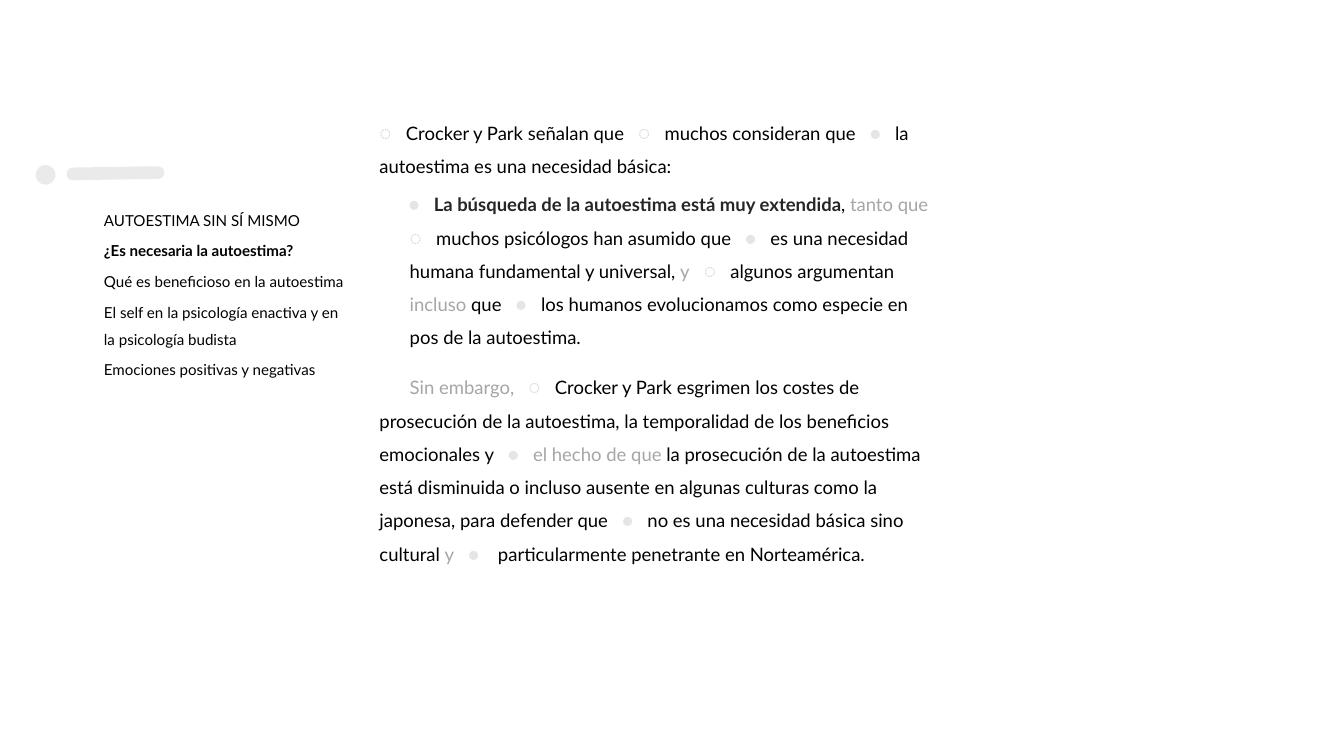
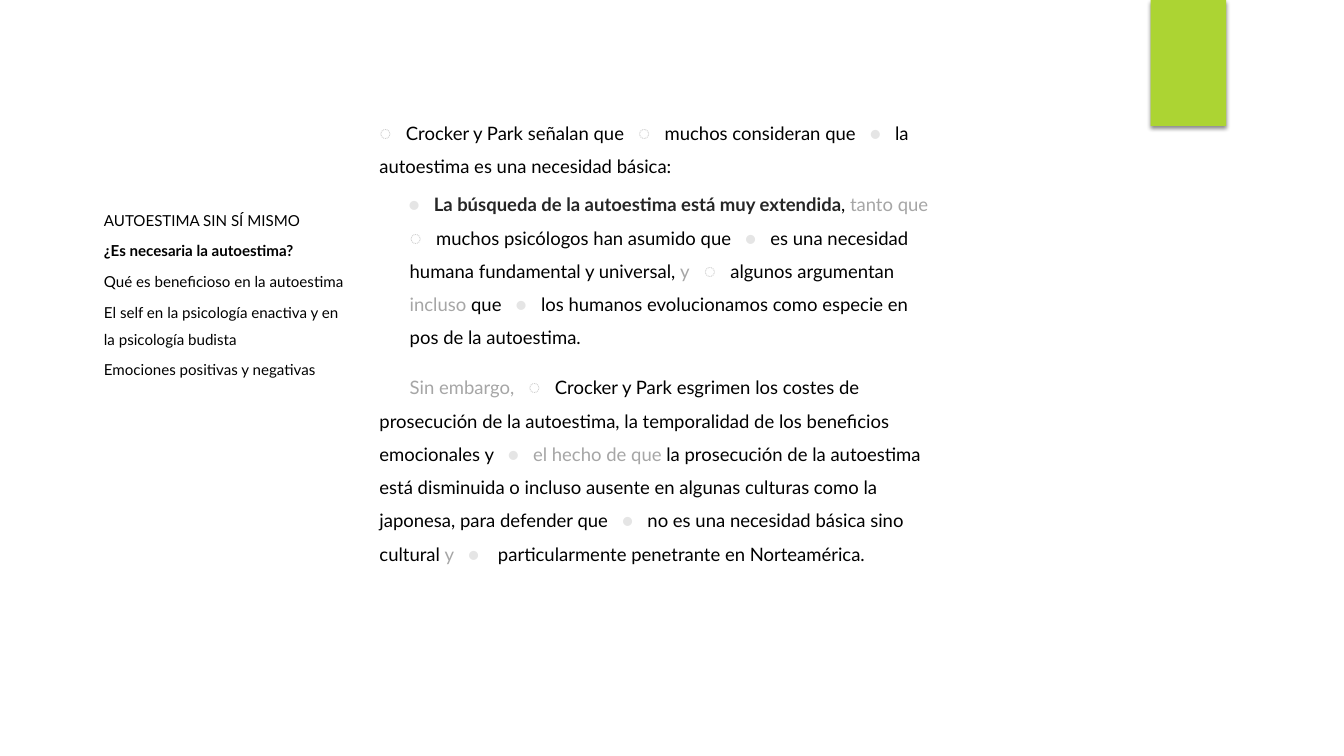
Before and after one commit to cmvalma/madrid-oct-2018, a slide deck: slide 32 of final-project/NLP Project.pptx. Drawn at 1344x756 pixels with LibreOffice and Linux fonts; fonts in the diff are those of the drawing; background and template pictures are left out. Boxes give left, top, right and bottom in pixels: in the first picture for what was removed or moved away, otherwise in the second. Text is boxed around its words. In the diff, an @@ line names an element or a change of style, - is before the commit and + after.

```diff
--- a/final-project/NLP Project.pptx
+++ b/final-project/NLP Project.pptx
@@ rectangle added at <box>1150,0,1226,126</box>, fill #ACD433 @@
@@ text removed at <box>24,115,88,207</box> @@
-●
@@ line removed from (73, 174) to (158, 172) @@
```
Also in this commit, not shown: 2 other slides changed.
